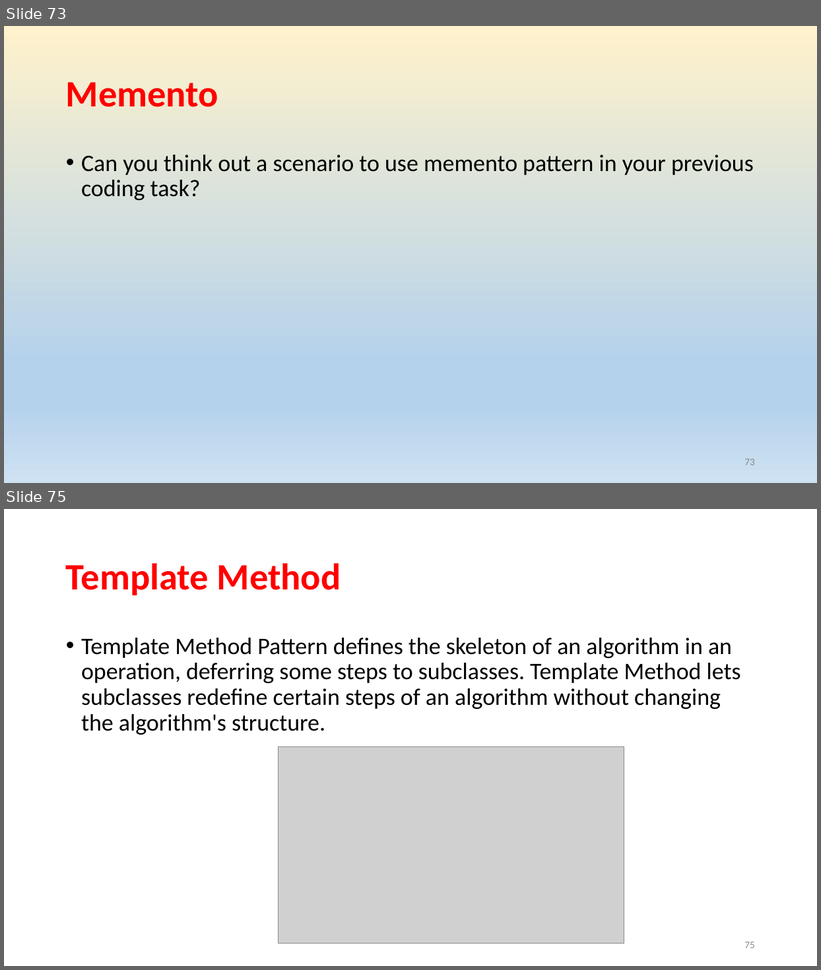
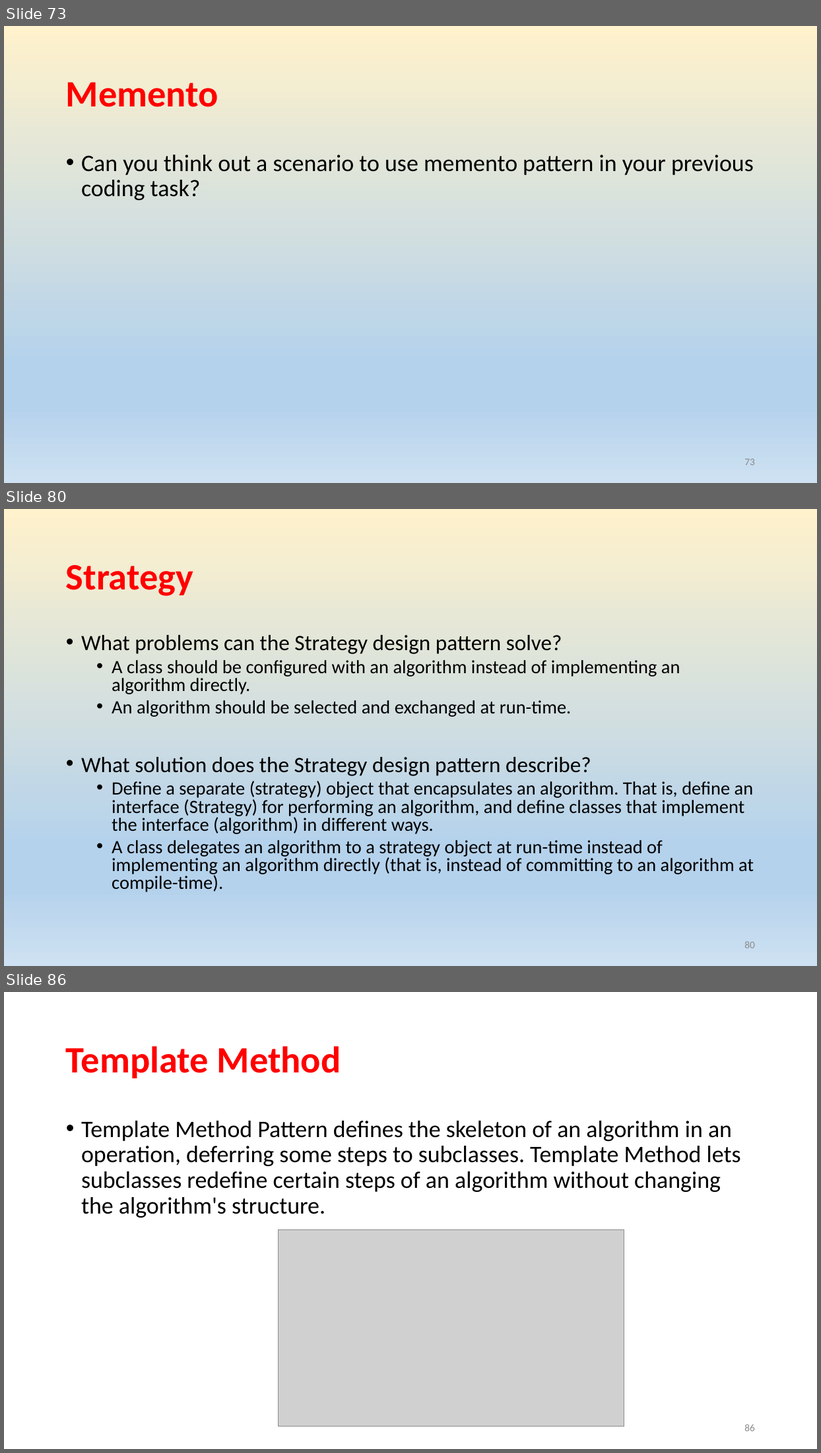
Before and after one commit to rainyheart/bjc-protoss-design_patten-demo, a slide deck: ppt/Design Patterns.pptx. Shown one above the other, each under a label of ours: slides 73 and 75 before the commit, slides 73, 80 and 86 after it; the slides between them are not shown. The pictures are 821x970 and 821x1453 pixels, drawn with LibreOffice and Linux fonts; fonts in the diff are those of the drawing; grey boxes stand for pictures. Boxes give left, top, right and bottom in pixels: in the first picture for what was removed or moved away, otherwise in the second. Text is boxed around its words. In the diff, an @@ line names an element or a change of style, - is before the commit and + after.

```diff
--- a/ppt/Design Patterns.pptx
+++ b/ppt/Design Patterns.pptx
@@ slide 80 added at box(4, 509, 817, 966), background gradient #FFF2CC to #B5D2EC to #CEE1F2 @@
@@ title added at box(66, 565, 193, 596), 44 pt, text #FF0000, bold @@
+Strategy
@@ text added at box(81, 635, 754, 892), 22.2 pt, text #000000 @@
+• What problems can the Strategy design pattern solve?
+  • A class should be configured with an algorithm instead of implementing an algorithm directly.
+  • An algorithm should be selected and exchanged at run-time.
+• What solution does the Strategy design pattern describe?
+  • Define a separate (strategy) object that encapsulates an algorithm. That is, define an interface (Strategy) for performing an algorithm, and define classes that implement the interface (algorithm) in different ways.
+  • A class delegates an algorithm to a strategy object at run-time instead of implementing an algorithm directly (that is, instead of committing to an algorithm at compile-time).
@@ page number added at box(745, 941, 755, 949), 12 pt, text #8C8C8C @@
+80
@@ what was slide 75 is now slide 86 @@
@@ page number at box(745, 1424, 755, 1432): text changed @@
-75
+86
```
Also in this commit, not shown: 1 slide changed, 10 other slides added, 3 other files.
